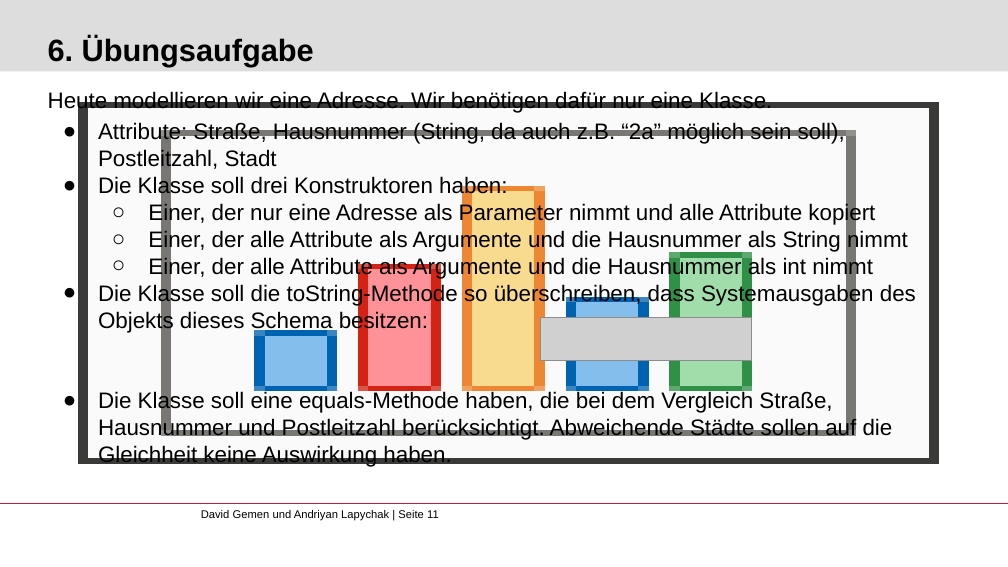
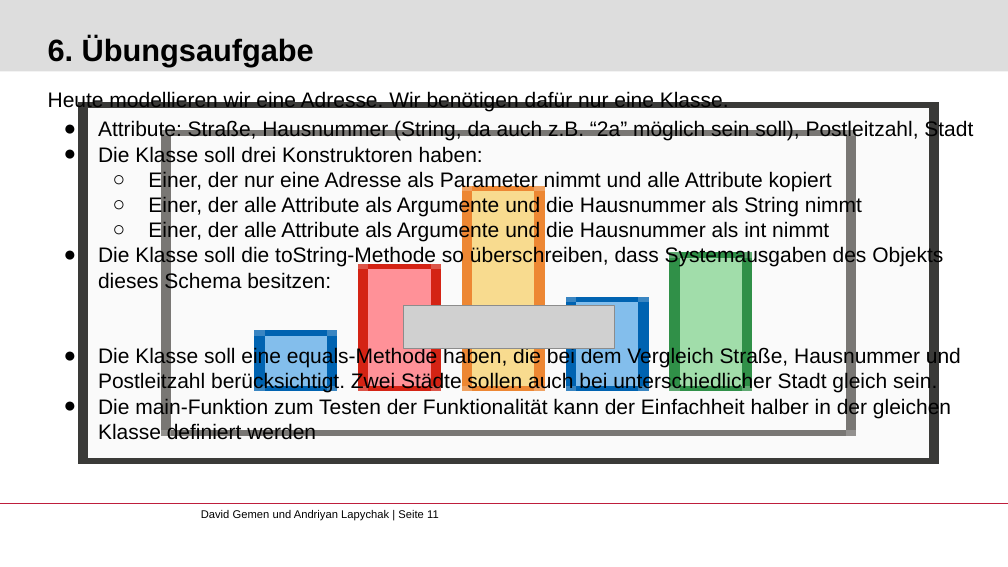
Before and after one commit to gemdav/Programmieren-1-Tutorium, a slide deck: slide 11 of slides/07_polymorphism_equals_toString_pbv_pbr.pptx. Drawn at 1008x567 pixels with LibreOffice and Linux fonts; fonts in the diff are those of the drawing; grey boxes stand for pictures; background and template pictures are left out. Boxes give left, top, right and bottom in pixels: in the first picture for what was removed or moved away, otherwise in the second. Text is boxed around its words. In the diff, an @@ line names an element or a change of style, - is before the commit and + after.

```diff
--- a/slides/07_polymorphism_equals_toString_pbv_pbr.pptx
+++ b/slides/07_polymorphism_equals_toString_pbv_pbr.pptx
@@ text at box(48, 91, 973, 292): size 16 to 15 pt in "Heute modellieren wir eine Adresse. Wir benötigen ...", "Attribute: Straße, Hausnummer (String, da auch z.B. ...", "Die Klasse soll drei Konstruktoren haben:", "Einer, der nur eine Adresse als Parameter ..." and 3 more places; indent changed @@
@@ picture: place and size @@
-picture at box(540, 318, 752, 361)
+picture at box(403, 305, 615, 349)
@@ text at box(98, 347, 961, 440): text changed; size 16 to 15 pt @@
-● Die Klasse soll eine equals-Methode haben, die bei dem Vergleich Straße, Hausnummer und Postleitzahl berücksichtigt. Abweichende Städte sollen auf die Gleichheit keine Auswirkung haben.
-● Die main
+● Die Klasse soll eine equals-Methode haben, die bei dem Vergleich Straße, Hausnummer und Postleitzahl berücksichtigt. Zwei Städte sollen auch bei unterschiedlicher Stadt gleich sein.
+● Die main-Funktion zum Testen der Funktionalität kann der Einfachheit halber in der gleichen Klasse definiert werden
```
Also in this commit, not shown: 2 other slides changed, 11 other files.
